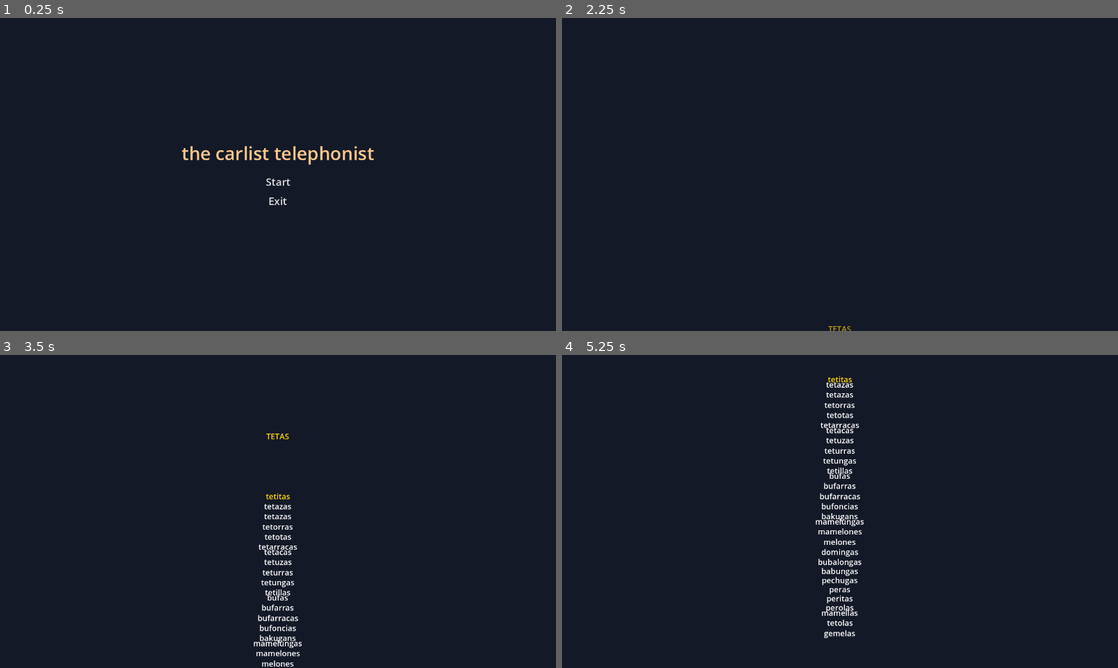
Above: before the commit, frames 1-4 (two rows, left to right).
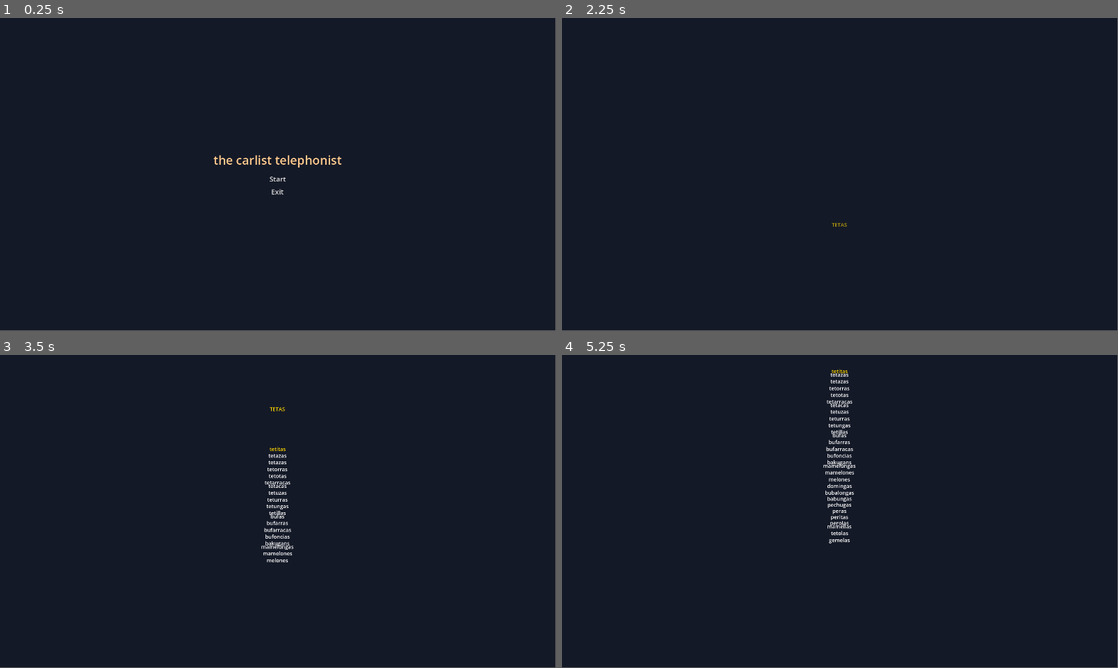
Above: after the commit, the same moments.

Repository: Andrga/ScreamJam
Game: Godot game, scene res://Scenes/Managers/SceneManager.tscn
Two runs of this game, one before a commit and one after it. Both use one fixed random seed, a clock stepped at 60 frames per second and the inputs below.
Inputs (mouse positions are in pixels of both pictures, inside the frame that each line leads up to):
- Up to frame 1 (0.25 s): no input
- Up to frame 2 (2.25 s): click "Start" at 0.5 s; click "Start" at 1.25 s; tap Enter at 2, 2.1 s; move the mouse to (962, 158) at 2.02 s
- Up to frame 3 (3.5 s): move the mouse to (166, 527) at 2.77 s; hold Down (ui_down) from 2.78 s (still down); tap Enter at 2.85 s
- Up to frame 4 (5.25 s): move the mouse to (895, 442) at 3.52 s; release Down (ui_down) at 3.53 s; tap Enter at 3.6, 4.35, 5.1 s; move the mouse to (812, 574) at 4.27 s; move the mouse to (1006, 558) at 5.02 s; hold Down (ui_down) from 5.03 s (still down)
In our replay, the window is 800x450 before the commit and 799x449 after it. These sizes can differ from the game's own. Grey fills any space a smaller window leaves; there, only what the larger window draws over its background counts as a difference.

The runs differ from the first frame. In frame 1, 1.0% of the frame differs, in the area x 32-68%, y 40-60%; in frame 2, less than 0.1%; in frame 3, 1.5%; in frame 4, 2.3%, in the area x 45-55%, y 4-91%.

Commit message:
Update project.godot

Diff:
--- a/scream-jam/project.godot
+++ b/scream-jam/project.godot
@@ -17,8 +17,9 @@
 
 [display]
 
-window/size/viewport_width=1280
-window/size/viewport_height=720
+window/size/viewport_width=1920
+window/size/viewport_height=1080
+window/size/mode=4
 window/size/resizable=false
 window/size/borderless=true
 
